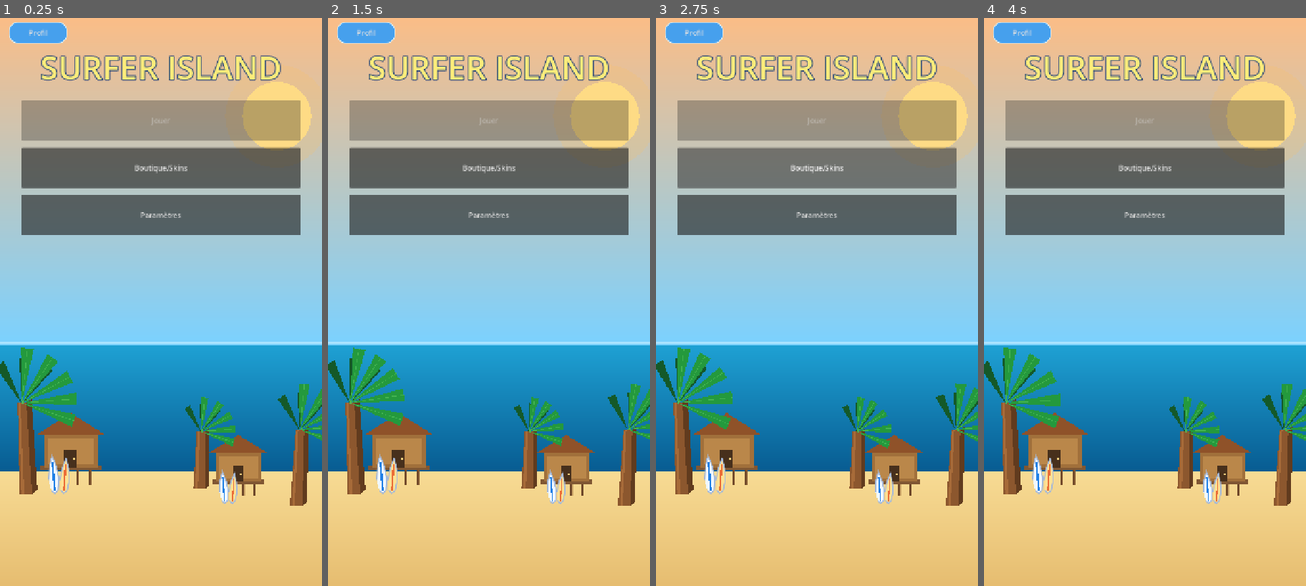
Above: before the commit, frames 1-4 (left to right).
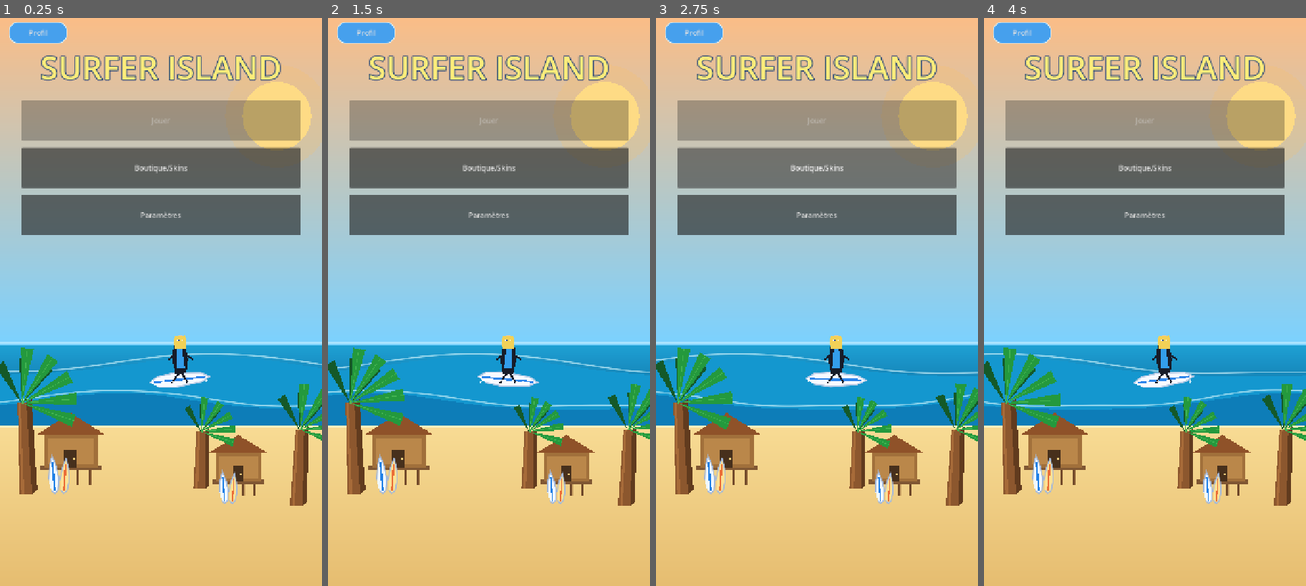
Above: after the commit, the same moments.

Repository: ClemL06/SurfGame
Game: Godot game, scene res://scenes/ui/MainMenu.tscn
Two runs of this game, one before a commit and one after it. Both use one fixed random seed, a clock stepped at 60 frames per second and the inputs below.
Inputs (mouse positions are in pixels of both pictures, inside the frame that each line leads up to):
- Up to frame 1 (0.25 s): no input
- Up to frame 2 (1.5 s): move the mouse to (559, 273) at 0.52 s; hold Right (ui_right) 0.53-1.28 s; move the mouse to (424, 330) at 1.27 s; hold Down (ui_down) from 1.28 s (still down)
- Up to frame 3 (2.75 s): move the mouse to (849, 171) at 2.02 s; release Down (ui_down) at 2.03 s; hold Right (ui_right) from 2.03 s (still down)
- Up to frame 4 (4 s): move the mouse to (1128, 415) at 2.77 s; release Right (ui_right) at 2.78 s; hold Up (ui_up) 2.78-3.53 s; move the mouse to (1241, 387) at 3.52 s; hold Left (ui_left) from 3.53 s (still down)

The runs differ from the first frame. In frame 1, 6.2% of the frame differs, in the area x 0-100%, y 55-80%; in frame 2, 6.4%; in frame 3, 6.5%; in frame 4, 6.4%.

Commit message:
rajout surfer sur la home page

Diff:
--- a/nouveau-projet-de-jeu/scripts/ui/main_menu.gd
+++ b/nouveau-projet-de-jeu/scripts/ui/main_menu.gd
@@ -40,12 +40,12 @@
 		Color(0.48, 0.82, 1.0)
 	)
 	_draw_gradient_rect(
-		Rect2(Vector2(0.0, size.y * 0.58), Vector2(size.x, size.y * 0.22)),
+		Rect2(Vector2(0.0, size.y * 0.58), Vector2(size.x, size.y * 0.14)),
 		Color(0.12, 0.63, 0.83),
 		Color(0.03, 0.36, 0.57)
 	)
 	_draw_gradient_rect(
-		Rect2(Vector2(0.0, size.y * 0.80), Vector2(size.x, size.y * 0.20)),
+		Rect2(Vector2(0.0, size.y * 0.72), Vector2(size.x, size.y * 0.28)),
 		Color(0.97, 0.86, 0.58),
 		Color(0.90, 0.74, 0.44)
 	)
@@ -53,12 +53,16 @@
 	draw_circle(Vector2(size.x * 0.86, size.y * 0.18), size.y * 0.06, Color(1.0, 0.89, 0.56, 0.95))
 	draw_circle(Vector2(size.x * 0.86, size.y * 0.18), size.y * 0.09, Color(1.0, 0.75, 0.35, 0.20))
 	draw_rect(Rect2(Vector2(0.0, size.y * 0.575), Vector2(size.x, 3.0)), Color(0.90, 0.98, 1.0, 0.45))
+	_draw_home_wave_band(size, size.y * 0.62, 22.0, 180.0, 0.65, Color(0.08, 0.59, 0.81), Color(0.86, 0.98, 1.0, 0.62), size.y * 0.72)
+	_draw_home_wave_band(size, size.y * 0.68, 18.0, 150.0, 0.92, Color(0.05, 0.49, 0.72), Color(0.90, 1.0, 1.0, 0.58), size.y * 0.72)
+	draw_rect(Rect2(Vector2(0.0, size.y * 0.72), Vector2(size.x, 4.0)), Color(1.0, 0.97, 0.82, 0.70))
 
 	_draw_hut(Vector2(size.x * 0.22, size.y * 0.82), 1.0)
 	_draw_hut(Vector2(size.x * 0.74, size.y * 0.84), 0.85)
 	_draw_palm(Vector2(size.x * 0.08, size.y * 0.84), 1.2, -0.12)
 	_draw_palm(Vector2(size.x * 0.92, size.y * 0.86), 1.0, 0.14)
 	_draw_palm(Vector2(size.x * 0.62, size.y * 0.83), 0.75, 0.08)
+	_draw_home_surfer(Vector2(size.x * 0.56, size.y * 0.61), sin(Time.get_ticks_msec() * 0.0016) * 0.12)
 
 func _draw_hut(base: Vector2, scale_factor: float) -> void:
 	var wall_w := 120.0 * scale_factor
@@ -206,6 +210,99 @@
 	])
 	var colors := PackedColorArray([top_color, top_color, bottom_color, bottom_color])
 	draw_polygon(points, colors)
+
+func _draw_home_wave_band(
+	size: Vector2,
+	base_y: float,
+	amplitude: float,
+	wavelength: float,
+	speed: float,
+	color: Color,
+	foam_color: Color,
+	water_bottom: float
+) -> void:
+	var t: float = float(Time.get_ticks_msec()) * 0.001
+	var points := PackedVector2Array()
+	var foam := PackedVector2Array()
+	var x: float = 0.0
+	while x <= size.x + 8.0:
+		var phase := (x / wavelength) + (t * speed)
+		var y := base_y + sin(phase) * amplitude + sin(phase * 2.1 + 0.8) * (amplitude * 0.20)
+		points.append(Vector2(x, y))
+		foam.append(Vector2(x, y - 7.0 + sin(phase * 2.9) * 1.6))
+		x += 8.0
+	points.append(Vector2(size.x, water_bottom))
+	points.append(Vector2(0.0, water_bottom))
+	draw_colored_polygon(points, color)
+	draw_polyline(foam, foam_color, 2.0, true)
+
+func _draw_home_surfer(center: Vector2, angle: float) -> void:
+	# Planche style gameplay.
+	var board := _transform_points_local([
+		Vector2(-95.0, 0.0),
+		Vector2(-70.0, -16.0),
+		Vector2(-18.0, -22.0),
+		Vector2(65.0, -14.0),
+		Vector2(92.0, 0.0),
+		Vector2(65.0, 14.0),
+		Vector2(-18.0, 22.0),
+		Vector2(-70.0, 16.0)
+	], center + Vector2(0.0, 38.0), angle, 0.72)
+	draw_colored_polygon(board, Color(0.97, 0.98, 1.0))
+	draw_polyline(board, Color(0.73, 0.80, 0.90), 1.8, true)
+
+	var stripe := _transform_points_local([
+		Vector2(-82.0, -3.0),
+		Vector2(80.0, -3.0),
+		Vector2(80.0, 3.0),
+		Vector2(-82.0, 3.0)
+	], center + Vector2(0.0, 38.0), angle, 0.72)
+	draw_colored_polygon(stripe, Color(0.18, 0.52, 0.92))
+
+	var body_center := center + Vector2(0.0, 0.0)
+	var wetsuit_main := Color(0.09, 0.11, 0.16)
+	var wetsuit_panel := Color(0.20, 0.62, 0.92)
+	var skin := Color(0.93, 0.78, 0.64)
+
+	draw_colored_polygon(_transform_points_local([
+		Vector2(-14.0, -38.0),
+		Vector2(12.0, -38.0),
+		Vector2(18.0, -7.0),
+		Vector2(12.0, 24.0),
+		Vector2(-12.0, 26.0),
+		Vector2(-18.0, -7.0)
+	], body_center, angle * 0.4, 1.0), wetsuit_main)
+	draw_colored_polygon(_transform_points_local([
+		Vector2(-6.0, -30.0),
+		Vector2(6.0, -30.0),
+		Vector2(9.0, 12.0),
+		Vector2(-9.0, 12.0)
+	], body_center, angle * 0.4, 1.0), wetsuit_panel)
+
+	draw_line(body_center + Vector2(-10.0, -18.0), body_center + Vector2(-28.0, -6.0), wetsuit_main, 4.0)
+	draw_line(body_center + Vector2(10.0, -18.0), body_center + Vector2(28.0, -8.0), wetsuit_main, 4.0)
+	draw_line(body_center + Vector2(-4.0, 24.0), body_center + Vector2(-18.0, 46.0), wetsuit_main, 4.4)
+	draw_line(body_center + Vector2(4.0, 24.0), body_center + Vector2(16.0, 45.0), wetsuit_main, 4.4)
+
+	var head := body_center + Vector2(0.0, -48.0)
+	draw_circle(head, 13.0, skin)
+	draw_colored_polygon(_transform_points_local([
+		Vector2(-13.0, -10.0),
+		Vector2(10.0, -12.0),
+		Vector2(14.0, -3.0),
+		Vector2(13.0, 17.0),
+		Vector2(-12.0, 18.0),
+		Vector2(-16.0, 2.0)
+	], head, angle * 0.24, 1.0), Color(0.95, 0.82, 0.34))
+	draw_circle(head + Vector2(-4.5, -2.0), 1.8, Color(1, 1, 1))
+	draw_circle(head + Vector2(4.5, -2.0), 1.8, Color(1, 1, 1))
+	draw_circle(head + Vector2(-4.0, -1.6), 0.9, Color(0.15, 0.28, 0.55))
+	draw_circle(head + Vector2(5.0, -1.6), 0.9, Color(0.15, 0.28, 0.55))
+
+	for i in range(6):
+		var splash_x := -62.0 + float(i) * 24.0
+		var t: float = float(Time.get_ticks_msec()) * 0.002
+		draw_circle(center + Vector2(splash_x, 42.0 + sin(float(i) + t) * 2.0), 2.8, Color(1.0, 1.0, 1.0, 0.80))
 
 func _on_play_pressed() -> void:
 	if not GameManager.has_account:
